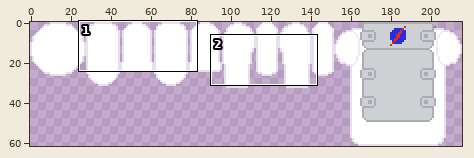
Two states of a sprite sheet, Assets/Sprites/AstronautSpriteSheet.png. Above, an overview of the earlier version with the close-up marked.
Close-up. Old version:
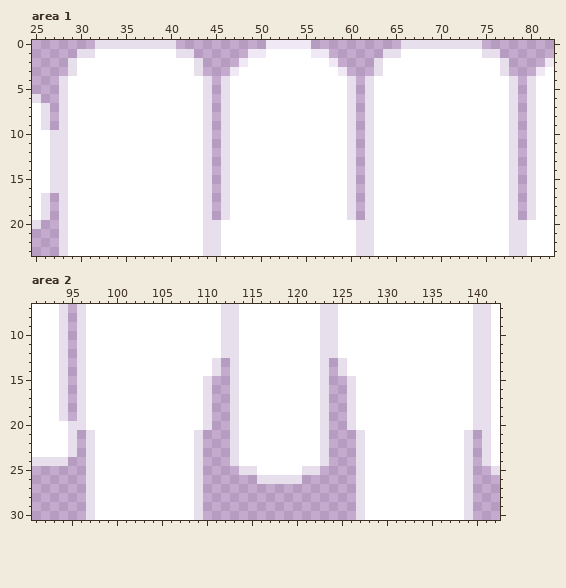
The file is 216x62 pixels. Shown: area 1: x 25..82, y 0..23; area 2: x 91..142, y 7..30.
The result:
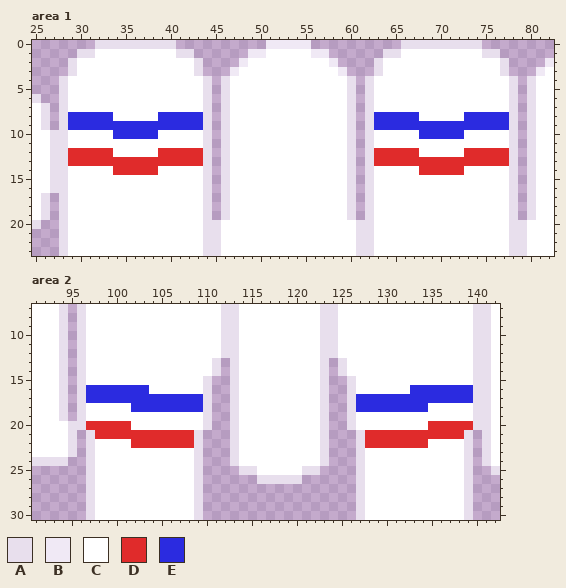
Palette (. is transparent): A #e8dfed  B #f0e9f5  C #ffffff  D #e02b2b  E #2b2be0
From old to new:
Area 1:
y 8: x 29..33 CCCCC -> EEEEE; x 39..43 CCCCC -> EEEEE; x 63..67 CCCCC -> EEEEE; x 73..77 CCCCC -> EEEEE
y 9: x 29..43 CCCCCCCCCCCCCCC -> EEEEEEEEEEEEEEE; x 63..77 CCCCCCCCCCCCCCC -> EEEEEEEEEEEEEEE
y 10: x 34..38 CCCCC -> EEEEE; x 68..72 CCCCC -> EEEEE
y 12: x 29..33 CCCCC -> DDDDD; x 39..43 CCCCC -> DDDDD; x 63..67 CCCCC -> DDDDD; x 73..77 CCCCC -> DDDDD
y 13: x 29..43 CCCCCCCCCCCCCCC -> DDDDDDDDDDDDDDD; x 63..77 CCCCCCCCCCCCCCC -> DDDDDDDDDDDDDDD
y 14: x 34..38 CCCCC -> DDDDD; x 68..72 CCCCC -> DDDDD
Area 2:
y 16: x 97..103 CCCCCCC -> EEEEEEE; x 133..139 CCCCCCC -> EEEEEEE
y 17: x 97..109 CCCCCCCCCCCCC -> EEEEEEEEEEEEE; x 127..139 CCCCCCCCCCCCC -> EEEEEEEEEEEEE
y 18: x 102..109 CCCCCCCC -> EEEEEEEE; x 127..134 CCCCCCCC -> EEEEEEEE
y 20: x 97..101 CCCCC -> DDDDD; x 135..139 CCCCC -> DDDDD
y 21: x 98..108 CCCCCCCCCCC -> DDDDDDDDDDD; x 128..138 CCCCCCCCCCC -> DDDDDDDDDDD
y 22: x 102..108 CCCCCCC -> DDDDDDD; x 128..134 CCCCCCC -> DDDDDDD
Pixel boxes of the changes (left, top, right, bottom) in both close-ups:
changed: (68, 112, 203, 175)
changed: (374, 112, 509, 175)
changed: (86, 385, 203, 448)
changed: (356, 385, 473, 448)
